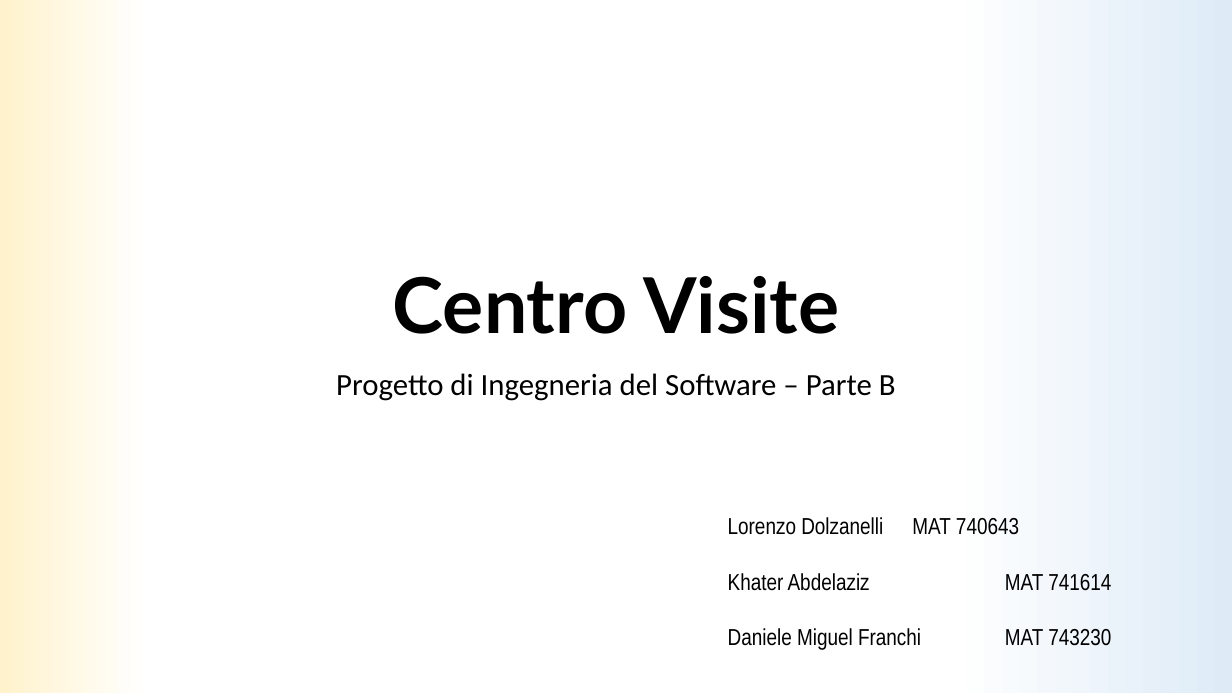
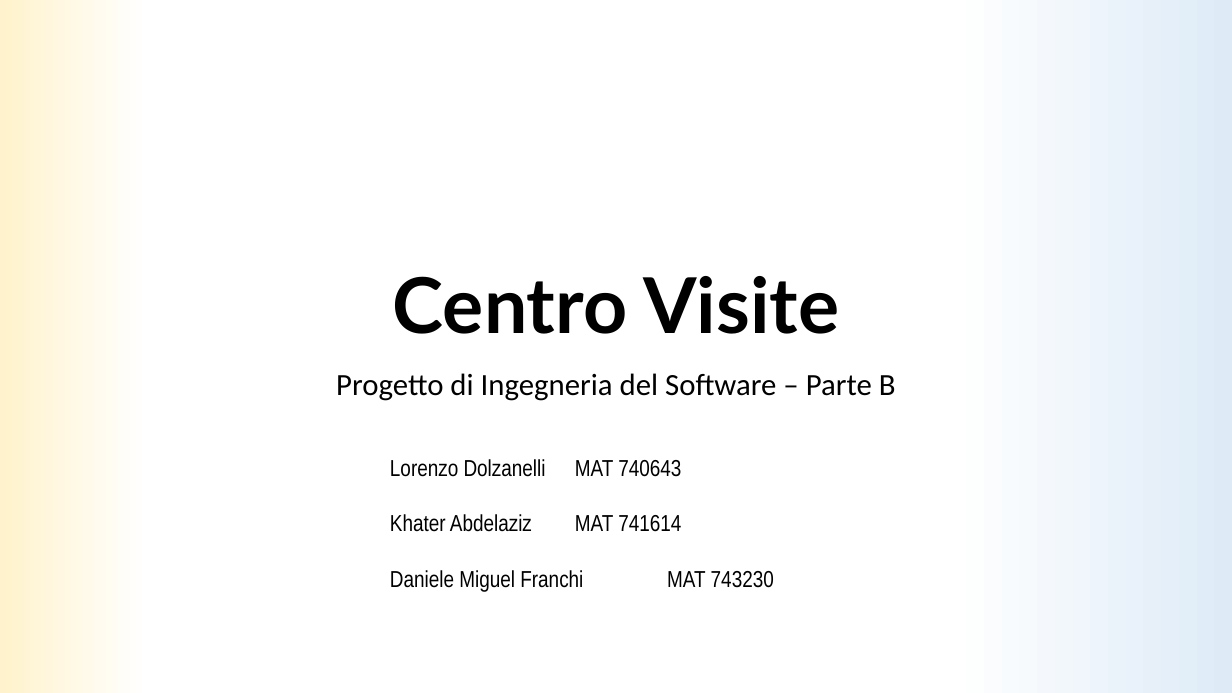
Before and after one commit to LDolzanelli/progettoIngegneria, a slide deck: slide 1 of doc/Presentazione/Presentazione_ingsw_parteB.pptx. Drawn at 1232x693 pixels with LibreOffice and Linux fonts; fonts in the diff are those of the drawing. Boxes give left, top, right and bottom in pixels: in the first picture for what was removed or moved away, otherwise in the second. Text is boxed around its words. In the diff, an @@ line names an element or a change of style, - is before the commit and + after.

```diff
--- a/doc/Presentazione/Presentazione_ingsw_parteB.pptx
+++ b/doc/Presentazione/Presentazione_ingsw_parteB.pptx
@@ text "Lorenzo Dolzanelli MAT 740643" moved from (x1=728, y1=517, x2=1111, y2=650) to (x1=390, y1=459, x2=774, y2=592) @@
```
Also in this commit, not shown: 8 other slides changed, 4 slides added, 1 slide removed.
